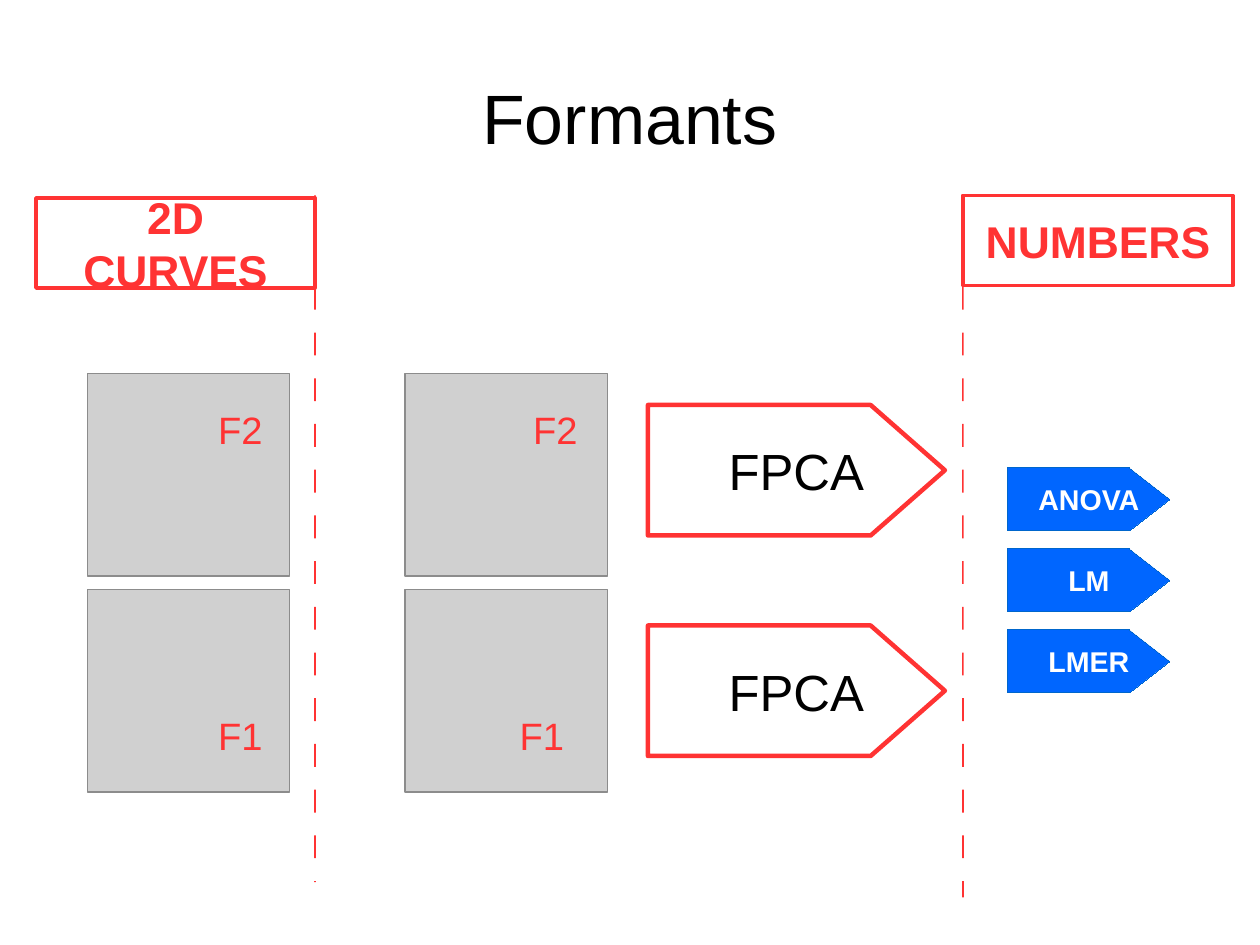
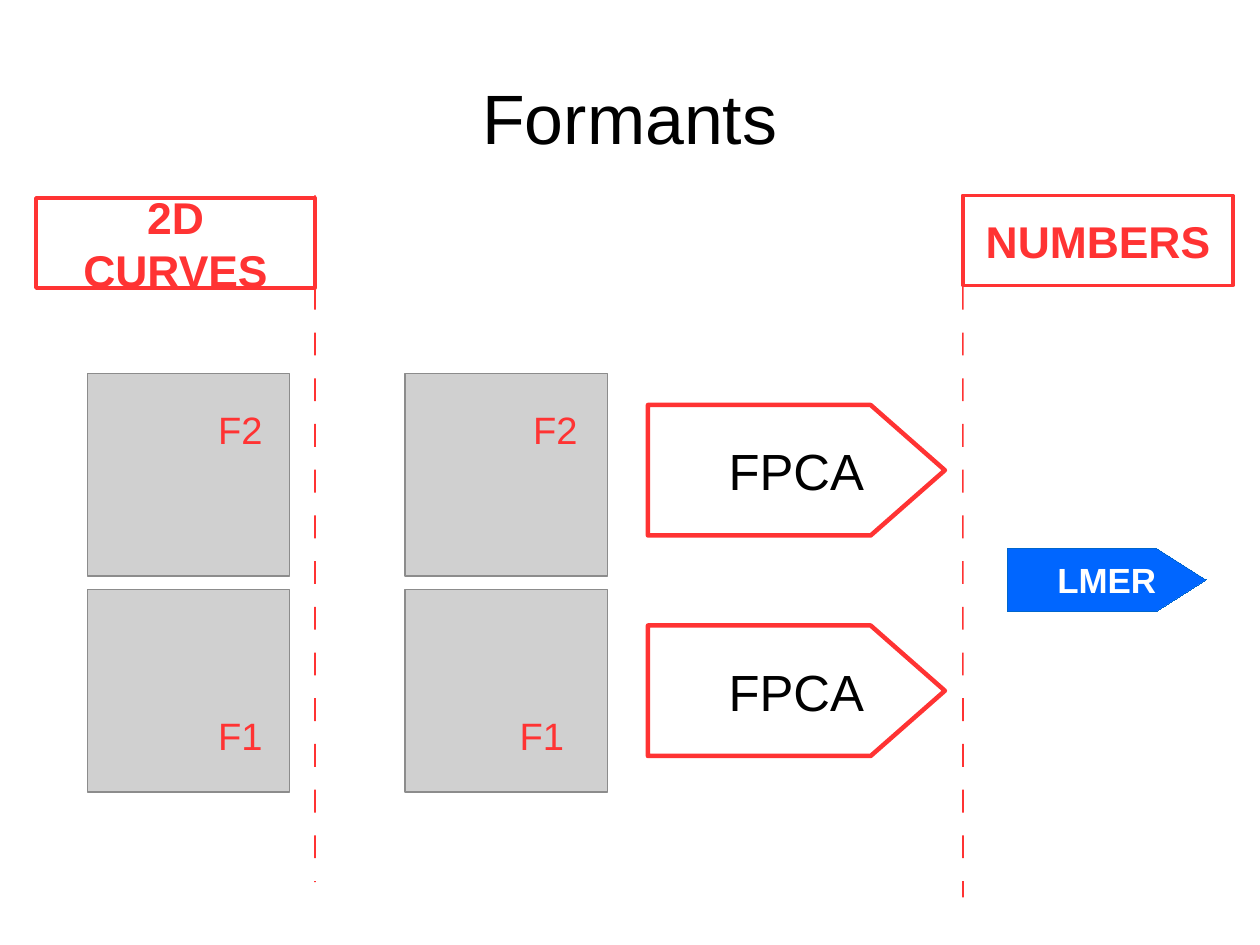
Before and after one commit to uasolo/FPCA-phonetics-workshop, a slide deck: slide 37 of presentations/FPCA-phonetics.odp (slide 35 before the commit). Drawn at 1260x945 pixels with LibreOffice and Linux fonts; fonts in the diff are those of the drawing; grey boxes stand for pictures. Boxes give left, top, right and bottom in pixels: in the first picture for what was removed or moved away, otherwise in the second. Text is boxed around its words. In the diff, an @@ line names an element or a change of style, - is before the commit and + after.

```diff
--- a/presentations/FPCA-phonetics.odp
+++ b/presentations/FPCA-phonetics.odp
@@ freeform shape removed at <box>1008,468,1171,531</box> @@
-ANOVA
@@ freeform shape "LMER": place and size @@
-freeform shape "LMER" at <box>1008,630,1171,693</box>
+freeform shape "LMER" at <box>1007,549,1206,612</box>
@@ freeform shape "LMER" at <box>1007,549,1206,612</box>: size 18 to 22 pt @@
@@ freeform shape removed at <box>1008,549,1171,612</box> @@
-LM
```
Also in this commit, not shown: 12 other slides changed, 3 slides added, 1 slide removed, 1 other file.
